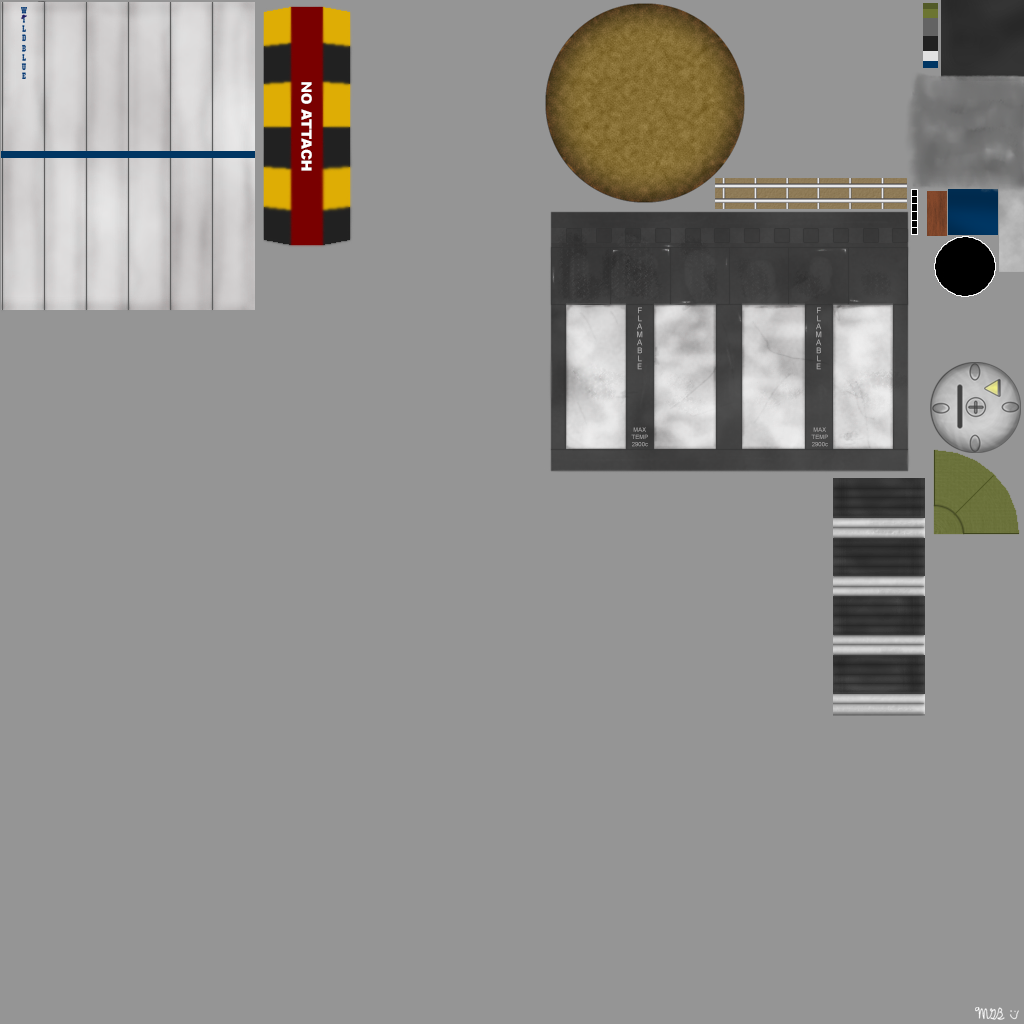
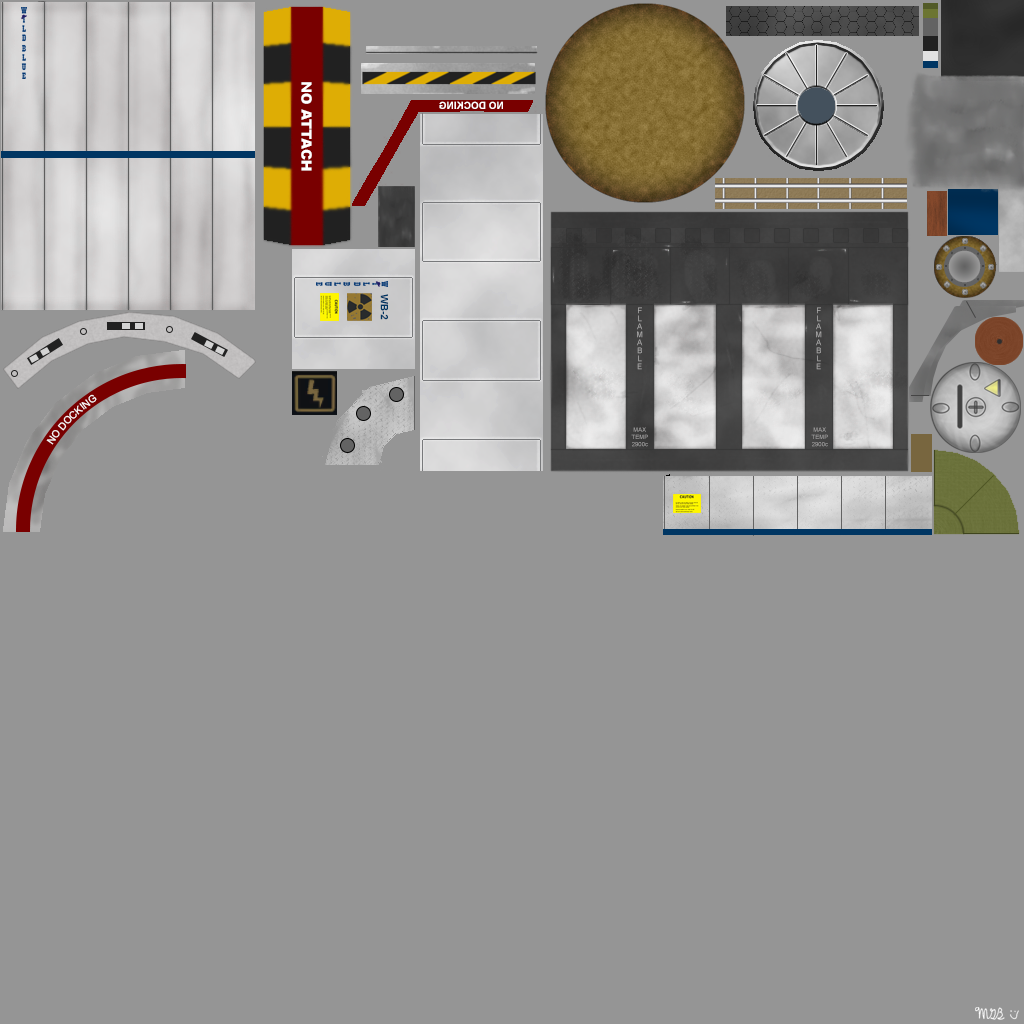
Layered file, before and after one edit (w=1024, h=1024). Changes by layer:
added layer "Logos" above "Centrifuge" over <box>316,281,388,321</box>
painted on "Centrifuge" over <box>90,311,347,319</box>
removed layer "TankSleeveOuter" over <box>833,478,925,716</box>
added layer "Layer 41" above "HexPort" over <box>752,37,884,171</box>
added layer "HexPort" above "Layer 40" over <box>3,46,1024,402</box>
added layer "Layer 40" above "Generic Textures" over <box>353,47,808,248</box>
removed layer "FusionStripe" over <box>911,189,980,240</box>
removed layer "FuionTop" over <box>934,236,1000,301</box>
added layer "Fusion" above "Layer 39 copy" over <box>292,6,1000,472</box>
added layer "Layer 39 copy" above "Copper" over <box>726,6,920,58</box>
added layer "NO DOCKING" (2nd of 2) above "Ellipse 1" over <box>46,394,97,445</box>
added layer "Ellipse 1" above "Layer 54" over <box>16,364,186,532</box>
added layer "Layer 54" above "Layer 55" over <box>292,371,337,415</box>
added layer "Layer 55" above "Layer 53" over <box>667,434,932,475</box>
added layer "Layer 57" above "Layer 59" over <box>976,318,1022,364</box>
added layer "Layer 59" above "Layer 56" over <box>975,317,1023,365</box>
added layer "Layer 56" above "Layer 51" over <box>977,319,1022,363</box>
added layer "Layer 51" above "Ellipse 2 copy 2" over <box>414,376,932,535</box>
added layer "Layer 49" above "Layer 52" over <box>320,376,415,465</box>
added layer "Layer 52" above "Layer 50" over <box>664,476,886,536</box>
added layer "Layer 50" above "Layer 48" over <box>663,476,932,534</box>
added layer "Layer 48" above "Layer 47" over <box>320,376,934,536</box>
added layer "Layer 47" above "Layer 46" over <box>3,350,185,532</box>
added layer "Layer 46" above "Layer 30" over <box>4,351,184,531</box>
…and 7 more changes (7 added)
